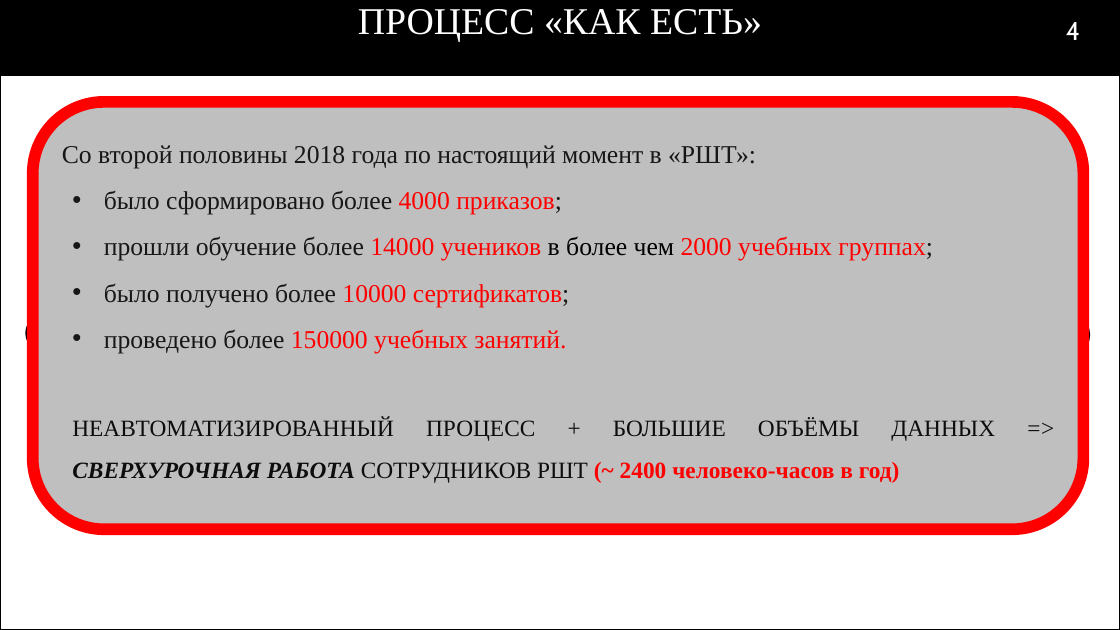
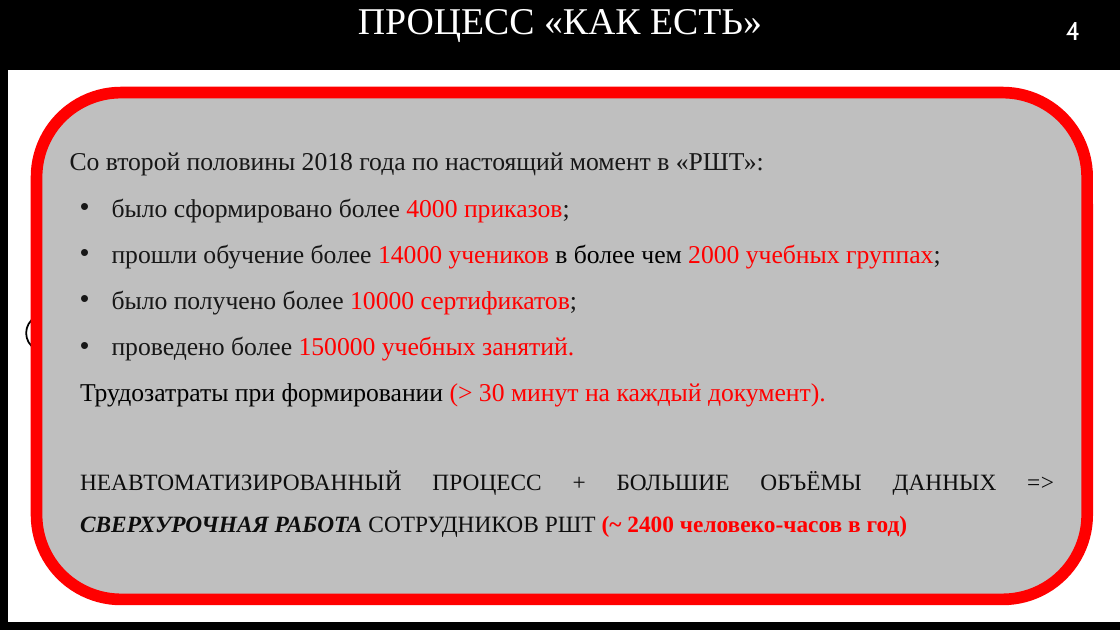
Before and after one commit to RAdKuzur/ASTU, a slide deck: slide 4 of Дипломная работа/Консультации Хоменко/Презентация v5.0 .pptx. Drawn at 1120x630 pixels with LibreOffice and Linux fonts; fonts in the diff are those of the drawing; background and template pictures are left out. Boxes give left, top, right and bottom in pixels: in the first picture for what was removed or moved away, otherwise in the second. Text is boxed around its words. In the diff, an @@ line names an element or a change of style, - is before the commit and + after.

```diff
--- a/Дипломная работа/Консультации Хоменко/Презентация v5.0 .pptx
+++ b/Дипломная работа/Консультации Хоменко/Презентация v5.0 .pptx
@@ rectangle resized from (x1=0, y1=76, x2=1120, y2=630) to (x1=7, y1=69, x2=1120, y2=623) @@
@@ rounded rectangle "Со второй половины 2018 года ..." resized from (x1=33, y1=102, x2=1084, y2=529) to (x1=37, y1=92, x2=1088, y2=599) @@
@@ text in rounded rectangle at (x1=80, y1=383, x2=826, y2=407): paragraph added @@
+  Трудозатраты при формировании (> 30 минут на каждый документ).
```
Also in this commit, not shown: 5 other slides changed.
